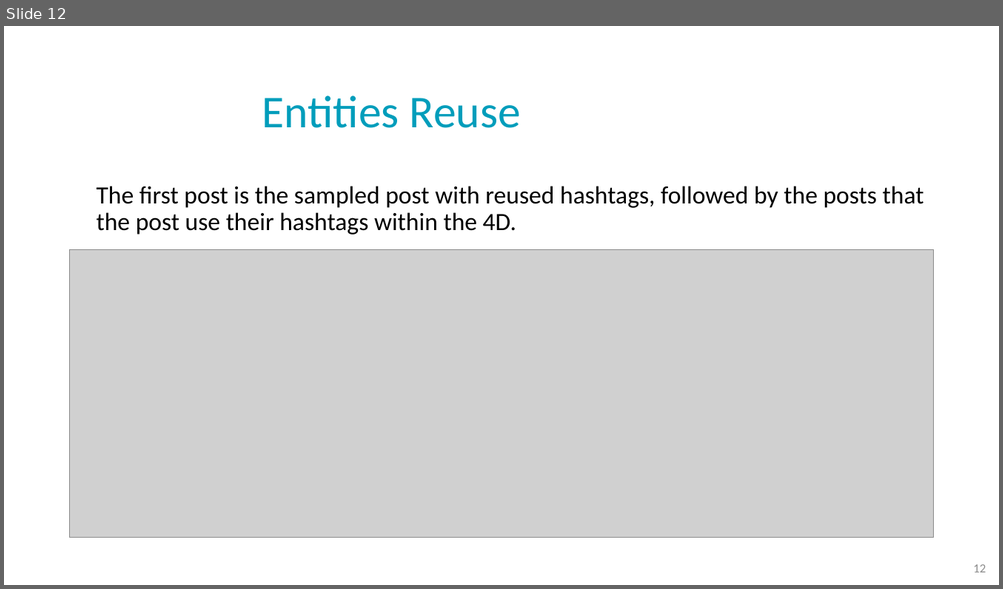
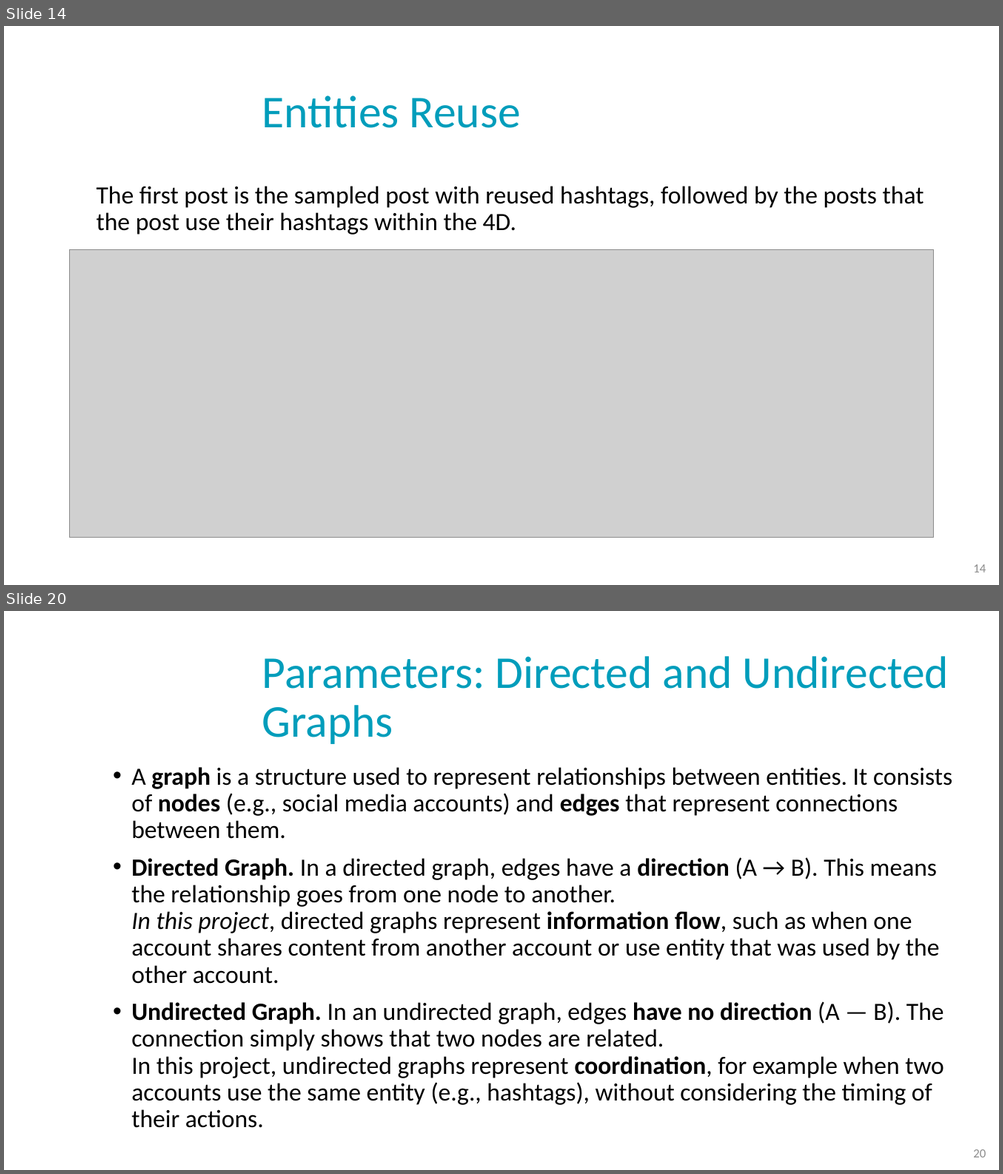
Before and after one commit to NoaTal1996/Backbone-Graph, a slide deck: docs/meeting/2026_03_08.pptx. Shown one above the other, each under a label of ours: slide 12 before the commit, slides 14 and 20 after it; the slides between them are not shown. The pictures are 1003x589 and 1003x1174 pixels, drawn with LibreOffice and Linux fonts; fonts in the diff are those of the drawing; grey boxes stand for pictures; background and template pictures are left out. Boxes give left, top, right and bottom in pixels: in the first picture for what was removed or moved away, otherwise in the second. Text is boxed around its words. In the diff, an @@ line names an element or a change of style, - is before the commit and + after.

```diff
--- a/docs/meeting/2026_03_08.pptx
+++ b/docs/meeting/2026_03_08.pptx
@@ slide 20 added at [4,611,999,1170], background picture (left out) @@
@@ title added at [262,656,949,744], 44 pt, text #009DBB @@
+Parameters: Directed and Undirected Graphs
@@ text added at [131,767,952,1128], 24 pt, text #000000 @@
+• A graph is a structure used to represent relationships between entities. It consists of nodes (e.g., social media accounts) and edges that represent connections between them.
+• Directed Graph. In a directed graph, edges have a direction (A → B). This means the relationship goes from one node to another.
+  In this project, directed graphs represent information flow, such as when one account shares content from another account or use entity that was used by the other account.
+• Undirected Graph. In an undirected graph, edges have no direction (A — B). The connection simply shows that two nodes are related.
+  In this project, undirected graphs represent coordination, for example when two accounts use the same entity (e.g., hashtags), without considering the timing of their actions.
@@ page number added at [973,1150,985,1158], 12 pt, text #8C8C8C @@
+20
@@ what was slide 12 is now slide 14 @@
@@ page number at [973,565,985,573]: text changed @@
-12
+14
```
Also in this commit, not shown: 4 slides changed, 10 other slides added, 2 other files.
